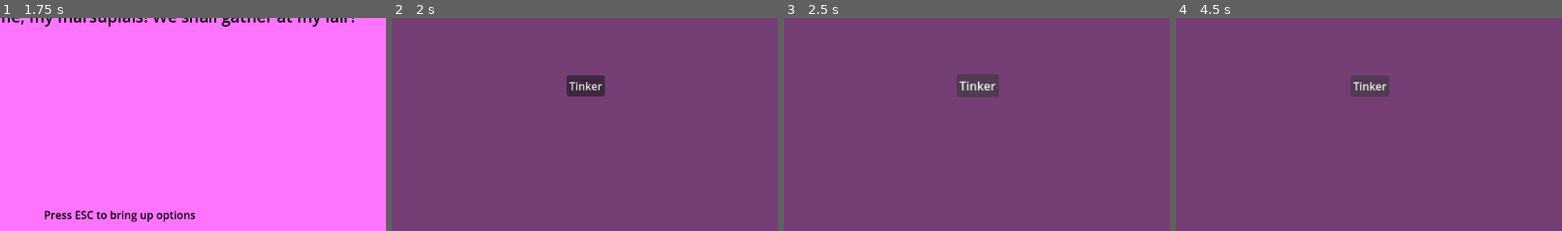
Above: before the commit, frames 1-4 (left to right).
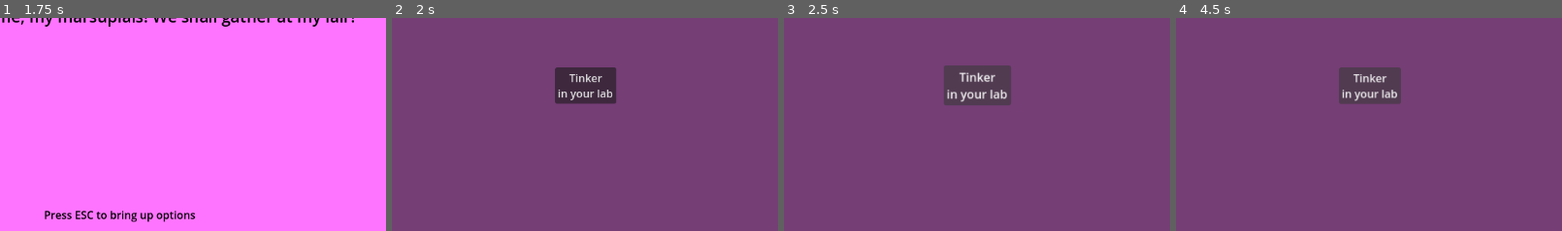
Above: after the commit, the same moments.

Repository: Habidakus/mad-idle-scientist
Game: Godot game, scene res://Scenes/main.tscn
The game is run twice, just before and just after one commit, with the same random seed, the same clock (stepped at 60 frames per second) and the same inputs.
Inputs (mouse positions are % of the whole screen's width and height, from its top left):
- Up to frame 1 (1.75 s): tap Enter at 0.5 s; move the mouse to (72, 44) at 0.52 s; click (72, 44) at 0.67 s; click "Play" at 1.25 s
- Up to frame 2 (2 s): no input
- Up to frame 3 (2.5 s): click "Tinker" (after the commit: "Tinker in your lab") at 2 s
- Up to frame 4 (4.5 s): click "Tinker" (after the commit: "Tinker in your lab") at 2.75 s; click "Tinker" (after the commit: "Tinker in your lab") at 3.5 s; tap Space at 4.25 s; drag from (30, 54) to (45, 70) at 4.27 s
The pictures show only the part of the screen within x 12-62%, y 43-93%; the shares and areas given below are measured in that part.

Frame 1 is identical in both runs. In frame 2, 2.2% of the frame differs, in the area x 42-59%, y 23-41%; in frame 3, 2.6%, in the area x 41-59%, y 22-41%; in frame 4, 2.3%.

Commit message:
Adjusted button names and wealth accumulation

Diff:
--- a/Scenes/game_state.tscn
+++ b/Scenes/game_state.tscn
@@ -61,7 +61,7 @@
 layout_mode = 2
 theme_override_colors/font_color = Color(0, 0, 0, 1)
 theme_override_font_sizes/font_size = 30
-text = "Opposum Income:"
+text = "Opossum Income:"
 
 [node name="ControlDecorator" type="Node" parent="MarginContainer/VBoxContainer/MoneyStats/OpposumAttr"]
 script = ExtResource("2_f1jsb")
--- a/Scripts/StateMachine/StateMachineState_Game.gd
+++ b/Scripts/StateMachine/StateMachineState_Game.gd
@@ -38,12 +38,12 @@
 
 var main_button_stage : int = 0
 var main_button_stages = {
-	0: ["Tinker", 0, 1, "Put away your tinkering!\nBecome a coder."],
-	1: ["Code", 10, 5, "Stop coding!\nTeach others your brilliance."],
-	2: ["Mentor", 100, 10, "Bah, I'm thinking too small.\nLet me plan!"],
-	3: ["Architect", 1000, 20, "Surely there is a market\nfor my brilliance!"],
-	4: ["Patent", 10000, 50, "The fools don't understand me\nI will show them!"],
-	5: ["Scheme", 100000, 100, "(((should not see this)))"],
+	0: ["Tinker\nin your lab", 0, 1, "Put away your tinkering!\nBecome a coder."],
+	1: ["Code\nup something keen", 10, 5, "Stop coding!\nTeach others your brilliance."],
+	2: ["Mentor others\nShare your brilliance!", 100, 10, "Bah, I'm thinking too small.\nLet me plan!"],
+	3: ["Architect\nlike a mad genius!", 1000, 20, "Surely there is a market\nfor my brilliance!"],
+	4: ["Patent\nyour tremendous inventions!", 10000, 50, "The fools don't understand me\nI will show them!"],
+	5: ["Scheme\nNo one can scheme like you!", 100000, 100, "(((should not see this)))"],
 }
 
 var highlight_tab_texture : Texture2D = load("res://Art/redCircle.png")
@@ -53,9 +53,9 @@
 var cost_to_build_next_workshop : int = 1000
 var cost_to_build_next_workshop_multiplier : float = 3
 
-var workshop_unlock_amount : int = 3500
-
-var minion_money_delta : float = 600.0
+var workshop_unlock_amount : int = 2500
+
+var minion_money_delta : float = 400.0
 var minion_blueprints_delta : float = 1 / 20.0
 var minion_robots_delta : float = 1 / 20.0
 var minion_gears_delta : float = 1 / 20.0
@@ -68,10 +68,10 @@
 var augment_button_unlock_fraction : float = 0
 var augment_button_stages = {
 	# augment_button_stage: [increase per click, increase per second, fraction needed before percent appears, button text]
-	0: [50, 0, 1.5, "Odds Fish, I could train oppossums to do this!"],
-	1: [100, 250, 0.4, "I need more oppossums!"],
-	2: [200, 500, 0.3, "Onward, my marsupials!"],
-	3: [400, 1000, 0.2, "Type with your tails if need be!"],
+	0: [50, 0, 1.5, "Odds Fish, I could train opossums to do this!"],
+	1: [100, 250, 0.4, "Yes, more opossums\nmore wealth!"],
+	2: [200, 500, 0.3, "Onward, my marsupials!\nTogether we earn riches!"],
+	3: [400, 1000, 0.2, "Type with your tails if need be!\nEvery dollar brings us closer to victory!"],
 }
 
 var rant_next_rant_start : float = 0;
